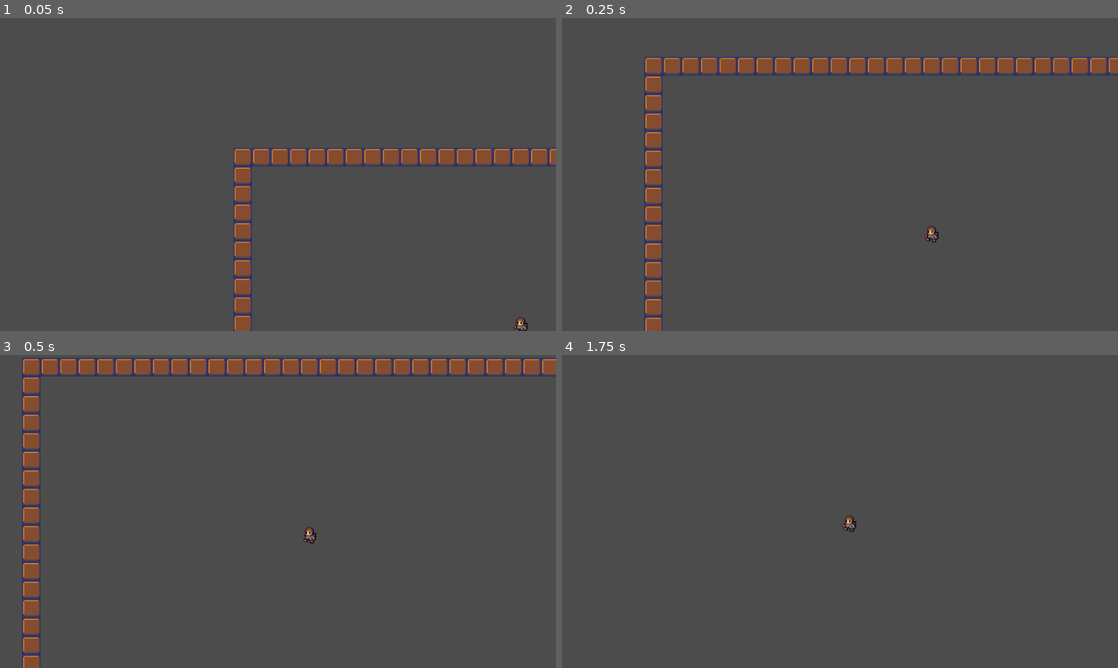
Above: before the commit, frames 1-4 (two rows, left to right).
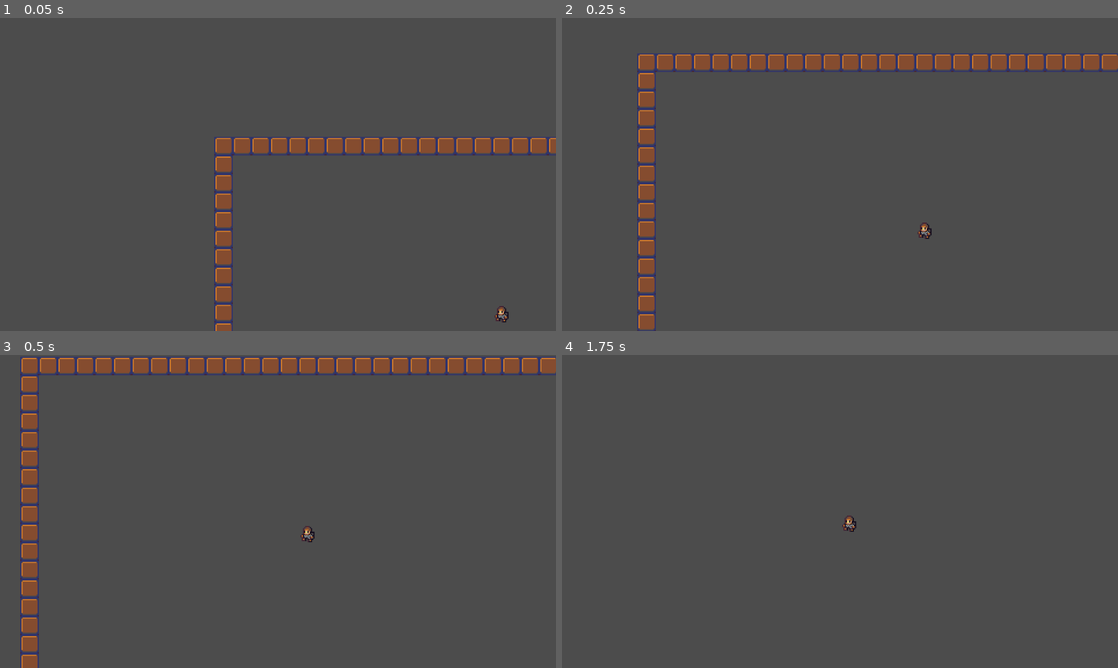
Above: after the commit, the same moments.

Repository: deengames-prototypes/android-roguelike
Game: Godot game, scene res://CoreGame.tscn
Two runs of this game, one before a commit and one after it. Both use one fixed random seed, a clock stepped at 60 frames per second and the inputs below.
Inputs:
- Up to frame 1 (0.05 s): no input
- Up to frame 2 (0.25 s): no input
- Up to frame 3 (0.5 s): no input
- Up to frame 4 (1.75 s): hold D (move_right) 0.53-1.28 s; hold S (move_down) from 1.28 s (still down)

The runs differ from the first frame. In frame 1, 8.1% of the frame differs, in the area x 38-100%, y 38-100%; in frame 2, 6.7%; in frame 3, 4.7%; in frame 4, nothing differs.

Commit message:
Camera limited by map size

Diff:
--- a/src/Scripts/Camera2D.gd
+++ b/src/Scripts/Camera2D.gd
@@ -1,4 +1,11 @@
 extends Camera2D
+
+# TODO: extract magic numbers
+func _ready():
+	limit_top = 0
+	limit_left = 0
+	limit_right = Constants.TILES_WIDE * 32
+	limit_bottom = Constants.TILES_HIGH * 32
 
 func center_on(entity):
 	global_position = Vector2(entity.x * 32, entity.y * 32)
